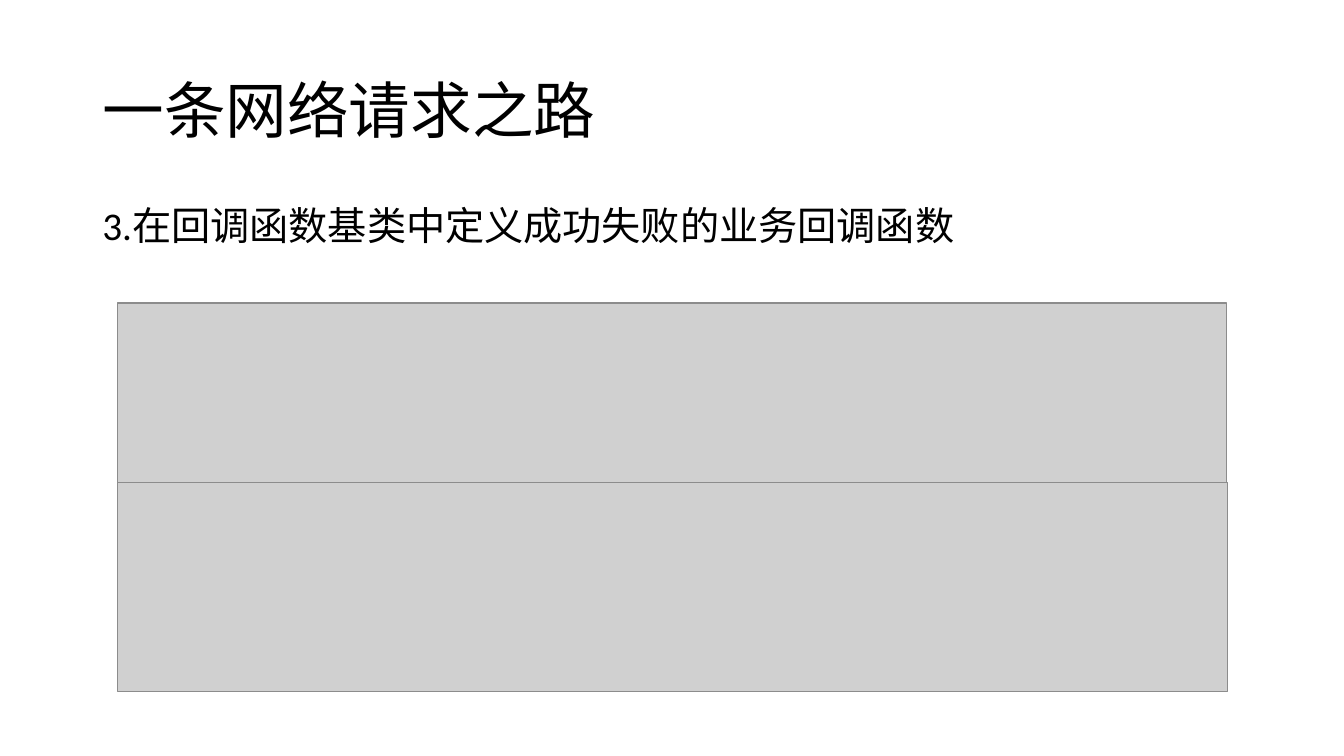
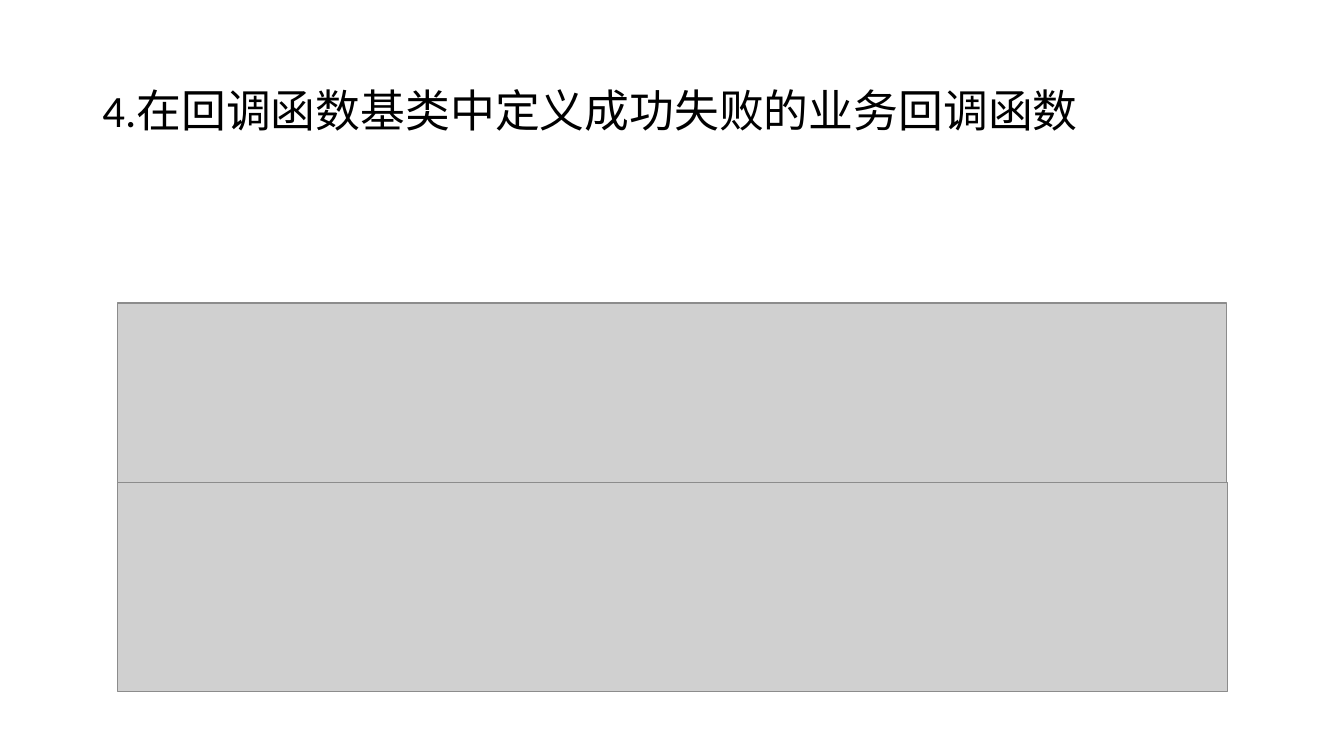
Before and after one commit to daisongsong1991/ppt, a slide deck: slide 6 of net_ppt.pptx (slide 7 before the commit). Drawn at 1344x756 pixels with LibreOffice and Linux fonts; fonts in the diff are those of the drawing; grey boxes stand for pictures. Boxes give left, top, right and bottom in pixels: in the first picture for what was removed or moved away, otherwise in the second. Text is boxed around its words. In the diff, an @@ line names an element or a change of style, - is before the commit and + after.

```diff
--- a/net_ppt.pptx
+++ b/net_ppt.pptx
@@ title at box(102, 90, 1077, 131): text changed; size 44 to 32 pt @@
-一条网络请求之路
+4.在回调函数基类中定义成功失败的业务回调函数
@@ text removed at box(102, 207, 954, 243) @@
-3.在回调函数基类中定义成功失败的业务回调函数
```
Also in this commit, not shown: 15 other slides changed, 3 slides added, 4 slides removed.
